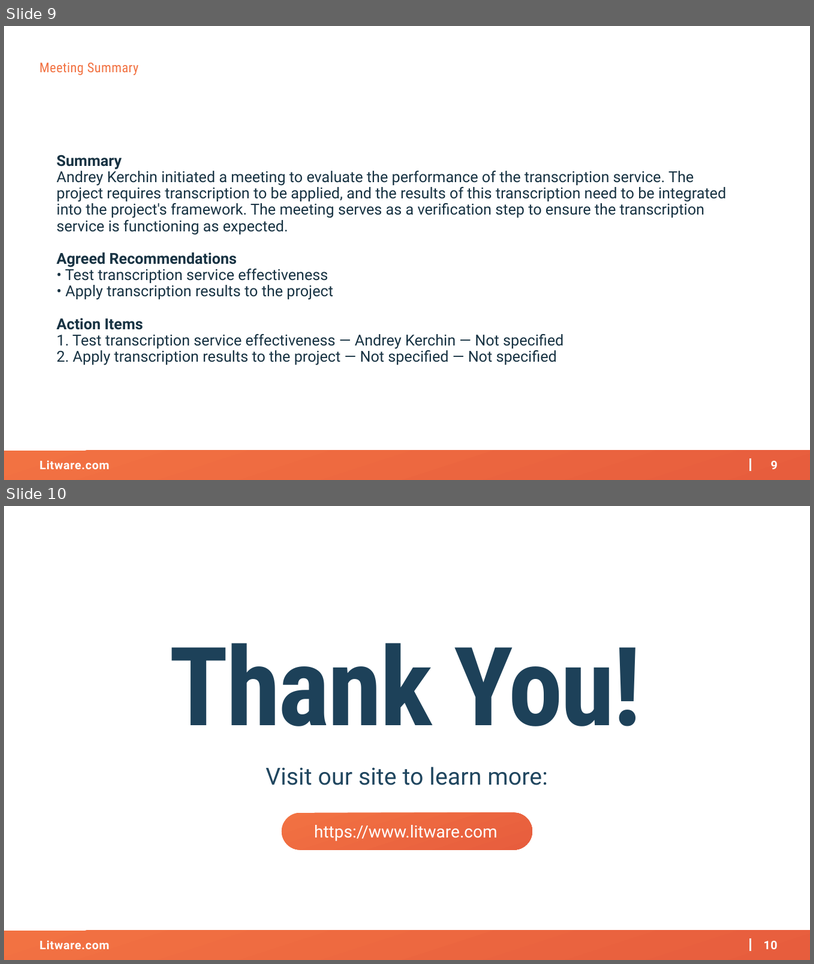
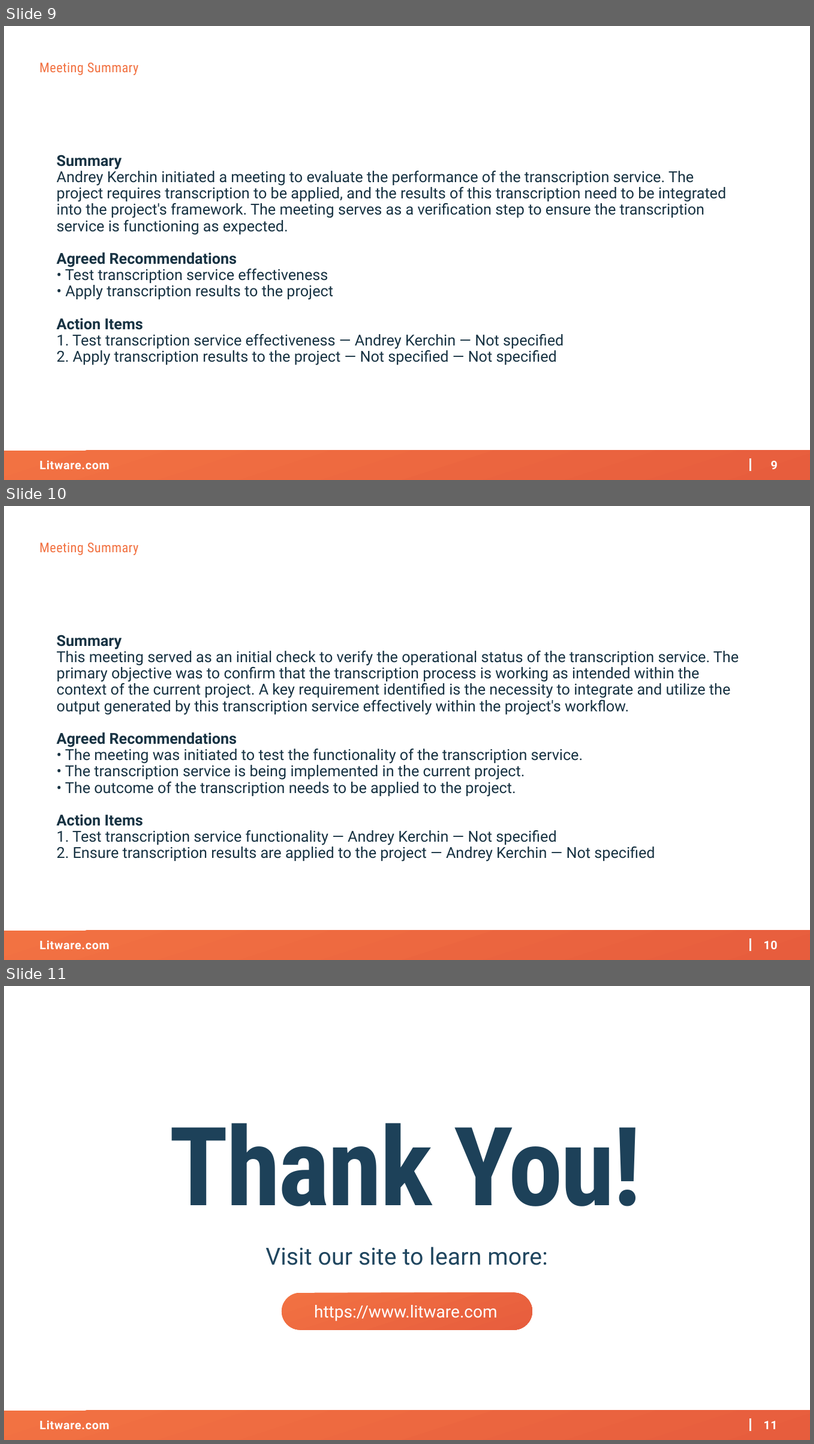
Before and after one commit to AKercha1/justtemporary, a slide deck: someproject/artifacts/kickoff-deck.pptx. Shown one above the other, each under a label of ours: slides 9 and 10 before the commit, slides 9, 10 and 11 after it. The pictures are 814x964 and 814x1444 pixels, drawn with LibreOffice and Linux fonts; fonts in the diff are those of the drawing; background and template pictures are left out. Boxes give left, top, right and bottom in pixels: in the first picture for what was removed or moved away, otherwise in the second. Text is boxed around its words. In the diff, an @@ line names an element or a change of style, - is before the commit and + after.

Commit message:
[someproject] Update artifacts/kickoff-deck.pptx

```diff
--- a/someproject/artifacts/kickoff-deck.pptx
+++ b/someproject/artifacts/kickoff-deck.pptx
@@ slide 10 added at (4,506,810,960), background #FFFFFF; not listed: 4 template elements that a slide beside it also shows @@
@@ text added at (39,543,138,555), 16 pt, text #F27242 @@
+Meeting Summary
@@ text added at (57,635,739,861), 18 pt, text #173242 @@
+Summary
+This meeting served as an initial check to verify the operational status of the transcription service. The primary objective was to confirm that the transcription process is working as intended within the context of the current project. A key requirement identified is the necessity to integrate and utilize the output generated by this transcription service effectively within the project's workflow.
+Agreed Recommendations
+• The meeting was initiated to test the functionality of the transcription service.
+• The transcription service is being implemented in the current project.
+• The outcome of the transcription needs to be applied to the project.
+Action Items
+1. Test transcription service functionality — Andrey Kerchin — Not specified
+2. Ensure transcription results are applied to the project — Andrey Kerchin — Not specified
@@ what was slide 10 is now slide 11 @@
@@ page number at (764,1420,778,1429): text changed @@
-10
+11
```
